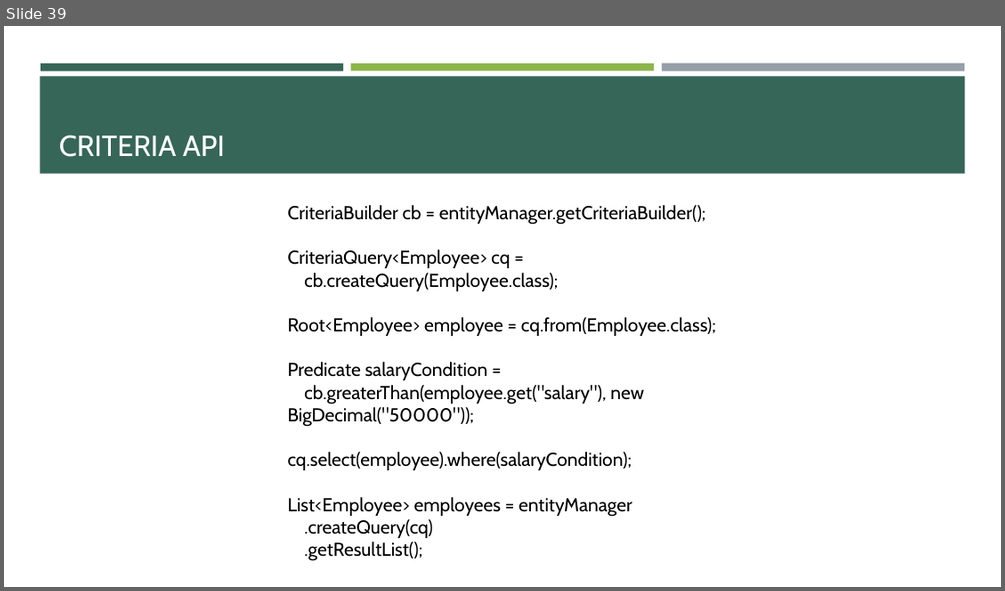
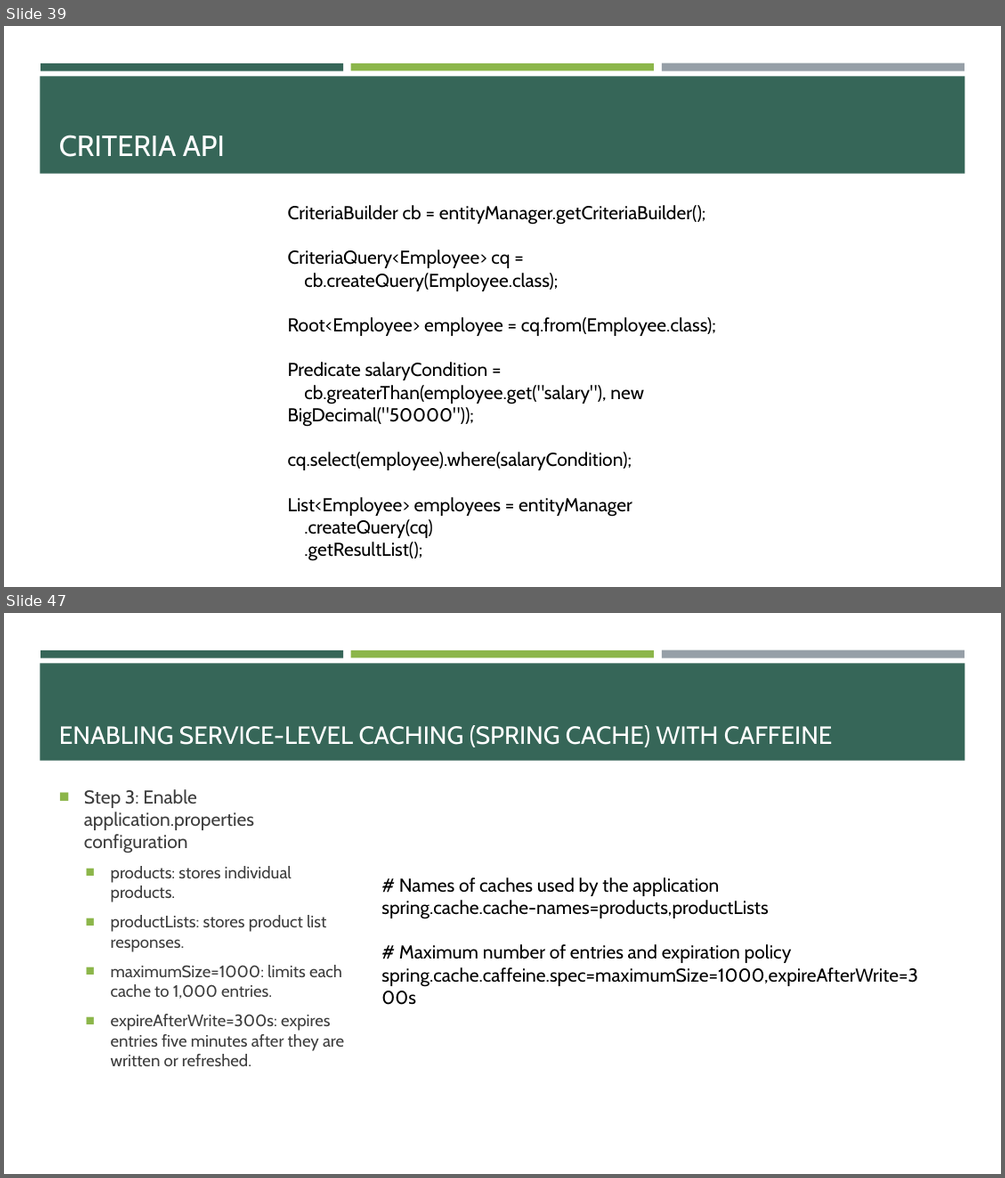
Before and after one commit to e-m-wilson/java-fs, a slide deck: Week_6/02_Hibernate_JPA_&_REST.pptx. Shown one above the other, each under a label of ours: slide 39 before the commit, slides 39 and 47 after it; the slides between them are not shown. The pictures are 1005x591 and 1005x1178 pixels, drawn with LibreOffice and Linux fonts; fonts in the diff are those of the drawing. Boxes give left, top, right and bottom in pixels: in the first picture for what was removed or moved away, otherwise in the second. Text is boxed around its words. In the diff, an @@ line names an element or a change of style, - is before the commit and + after.

```diff
--- a/Week_6/02_Hibernate_JPA_&_REST.pptx
+++ b/Week_6/02_Hibernate_JPA_&_REST.pptx
@@ slide 47 added at [4,613,1001,1174], background #FFFFFF; not listed: 4 template elements that a slide beside it also shows @@
@@ title added at [59,725,833,747], 24 pt, text #FFFFFF @@
+ENABLING SERVICE-LEVEL CACHING (SPRING CACHE) WITH CAFFEINE
@@ text added at [84,789,344,1066], 16 pt, text #3D3D3D @@
+■ Step 3: Enable application.properties configuration
+  ■ products: stores individual products.
+  ■ productLists: stores product list responses.
+  ■ maximumSize=1000: limits each cache to 1,000 entries.
+  ■ expireAfterWrite=300s: expires entries five minutes after they are written or refreshed.
@@ text added at [381,877,918,987], 18 pt, text #000000 @@
+# Names of caches used by the application
+spring.cache.cache-names=products,productLists
+# Maximum number of entries and expiration policy
+spring.cache.caffeine.spec=maximumSize=1000,expireAfterWrite=300s
```
Also in this commit, not shown: 9 other slides added, 30 other files.
